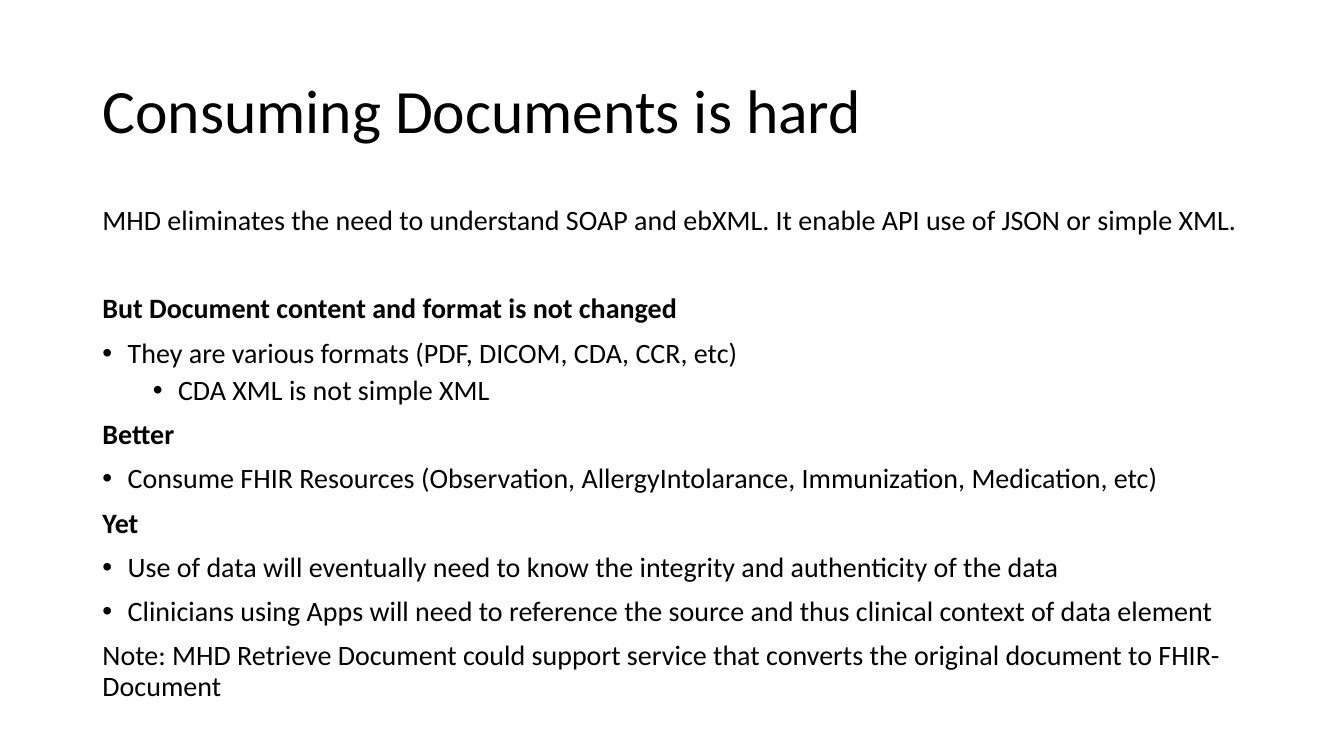
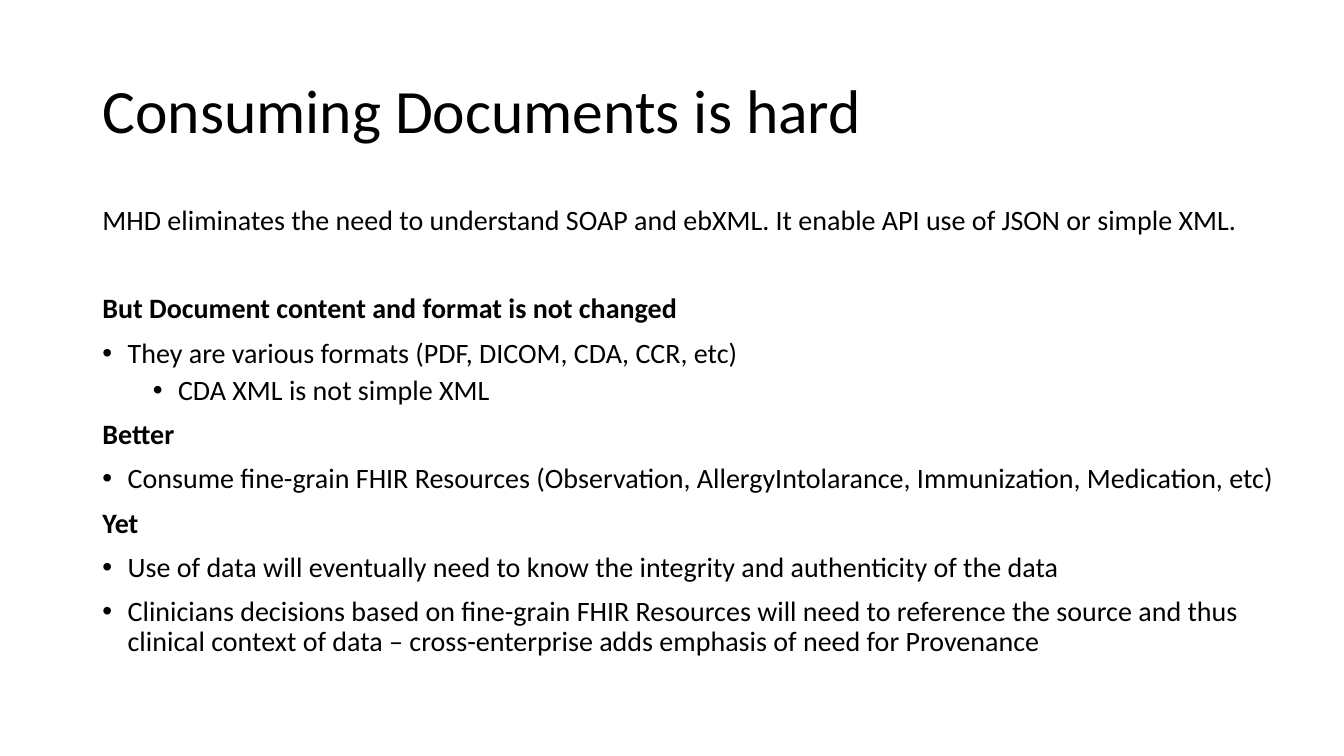
Before and after one commit to IHE/IT-Infrastructure, a slide deck: slide 23 of Presentations/XDSonFHIR-MHD+mXDE+QEDm.pptx. Drawn at 1344x756 pixels with LibreOffice and Linux fonts; fonts in the diff are those of the drawing. Boxes give left, top, right and bottom in pixels: in the first picture for what was removed or moved away, otherwise in the second. Text is boxed around its words. In the diff, an @@ line names an element or a change of style, - is before the commit and + after.

```diff
--- a/Presentations/XDSonFHIR-MHD+mXDE+QEDm.pptx
+++ b/Presentations/XDSonFHIR-MHD+mXDE+QEDm.pptx
@@ text at <box>128,467,1272,493</box>: text changed @@
-• Consume FHIR Resources (Observation, AllergyIntolarance, Immunization, Medication, etc)
+• Consume fine-grain FHIR Resources (Observation, AllergyIntolarance, Immunization, Medication, etc)
@@ text at <box>128,601,1238,656</box>: text changed @@
-• Clinicians using Apps will need to reference the source and thus clinical context of data element
-Note: MHD Retrieve Document could support service that converts the original document to FHIR-Document
+• Clinicians decisions based on fine-grain FHIR Resources will need to reference the source and thus clinical context of data – cross-enterprise adds emphasis of need for Provenance
```
Also in this commit, not shown: 1 other slide changed.
